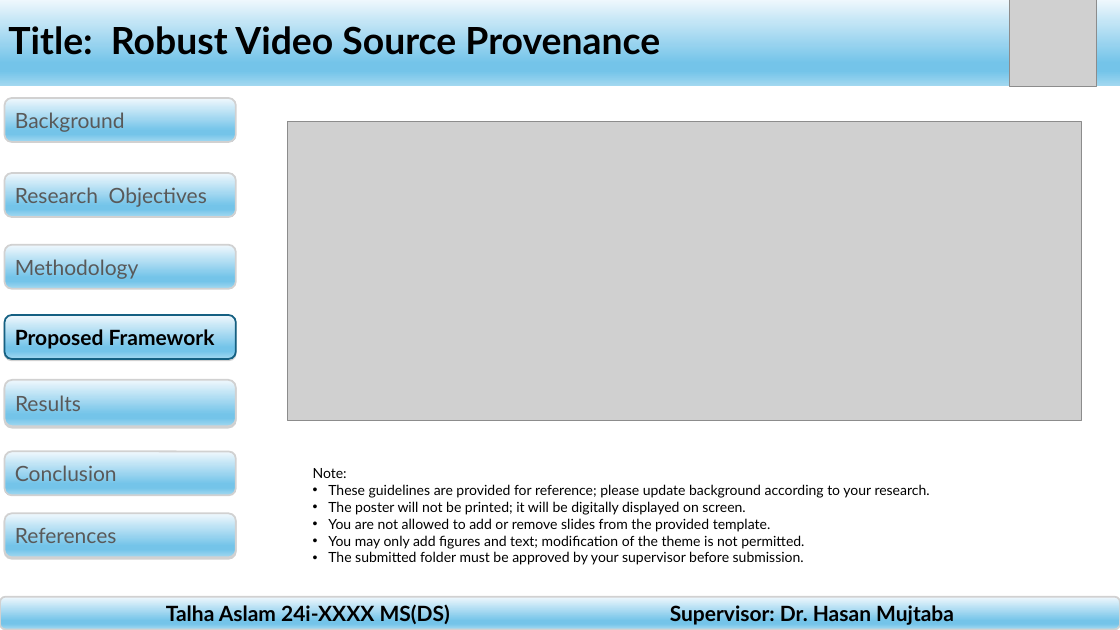
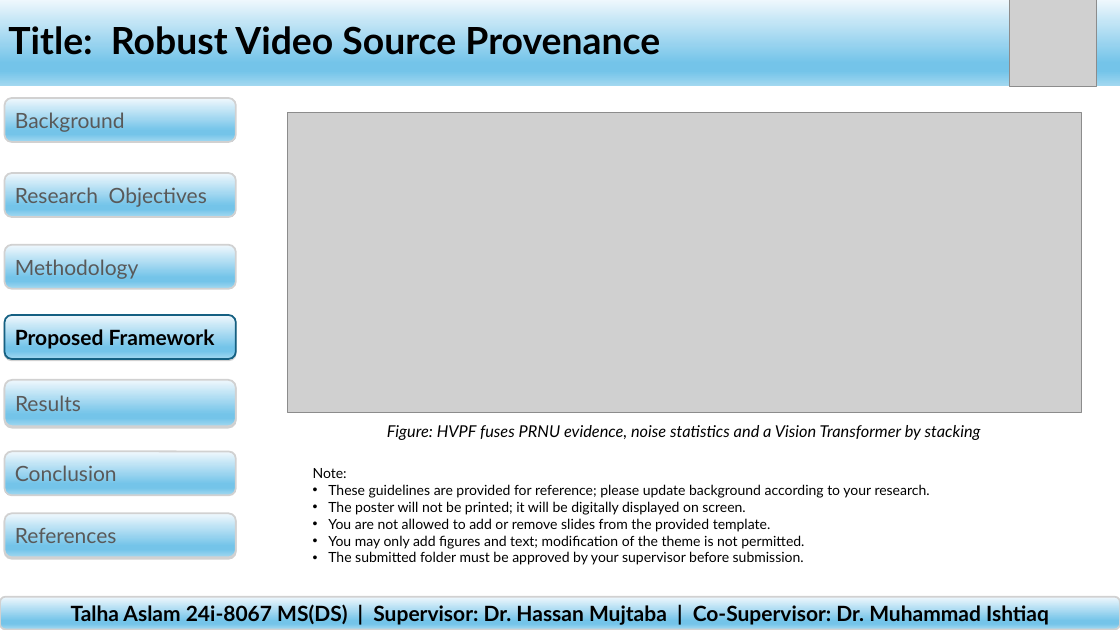
Before and after one commit to TalhaAslam44/PRNU-Research, a slide deck: slide 4 of report/mid_evaluation_poster.pptx. Drawn at 1120x630 pixels with LibreOffice and Linux fonts; fonts in the diff are those of the drawing; grey boxes stand for pictures. Boxes give left, top, right and bottom in pixels: in the first picture for what was removed or moved away, otherwise in the second. Text is boxed around its words. In the diff, an @@ line names an element or a change of style, - is before the commit and + after.

```diff
--- a/report/mid_evaluation_poster.pptx
+++ b/report/mid_evaluation_poster.pptx
@@ picture moved from (x1=287, y1=121, x2=1081, y2=421) to (x1=287, y1=113, x2=1081, y2=413) @@
@@ text added at (x1=387, y1=425, x2=981, y2=440), 14 pt, text #000000, italic @@
+Figure: HVPF fuses PRNU evidence, noise statistics and a Vision Transformer by stacking
@@ text in rounded rectangle at (x1=71, y1=603, x2=1049, y2=625): text changed @@
-Talha Aslam 24i-XXXX MS(DS) Supervisor: Dr. Hasan Mujtaba
+Talha Aslam 24i-8067 MS(DS) | Supervisor: Dr. Hassan Mujtaba | Co-Supervisor: Dr. Muhammad Ishtiaq
```
Also in this commit, not shown: 6 other slides changed, 1 other file.
